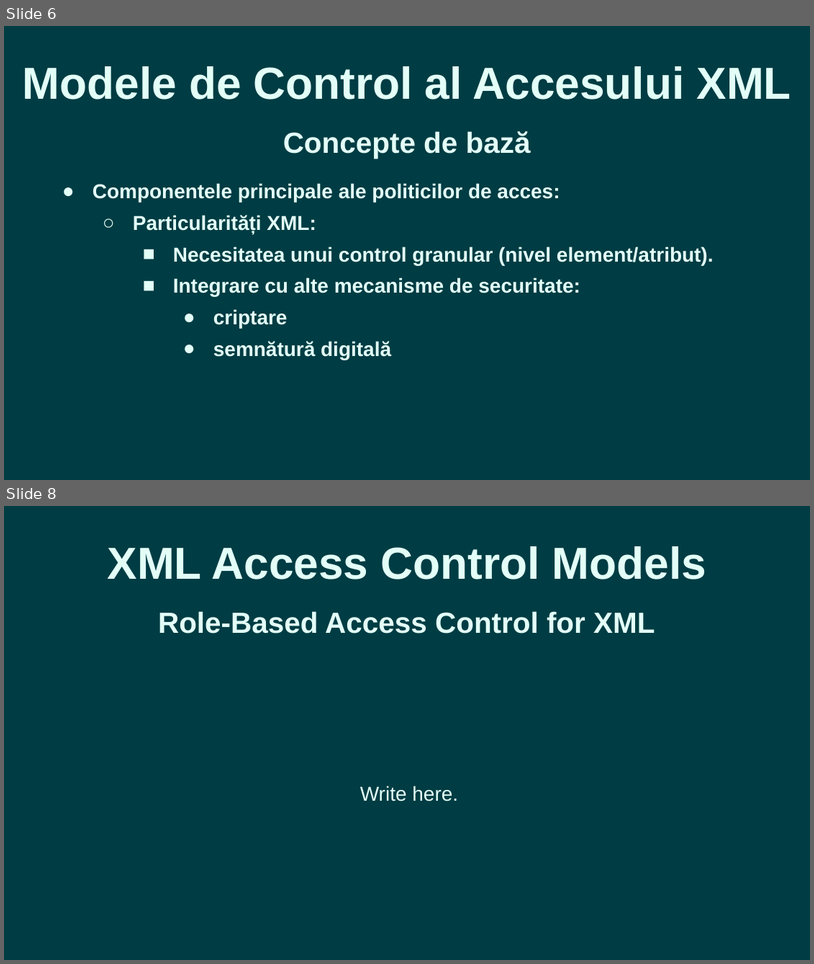
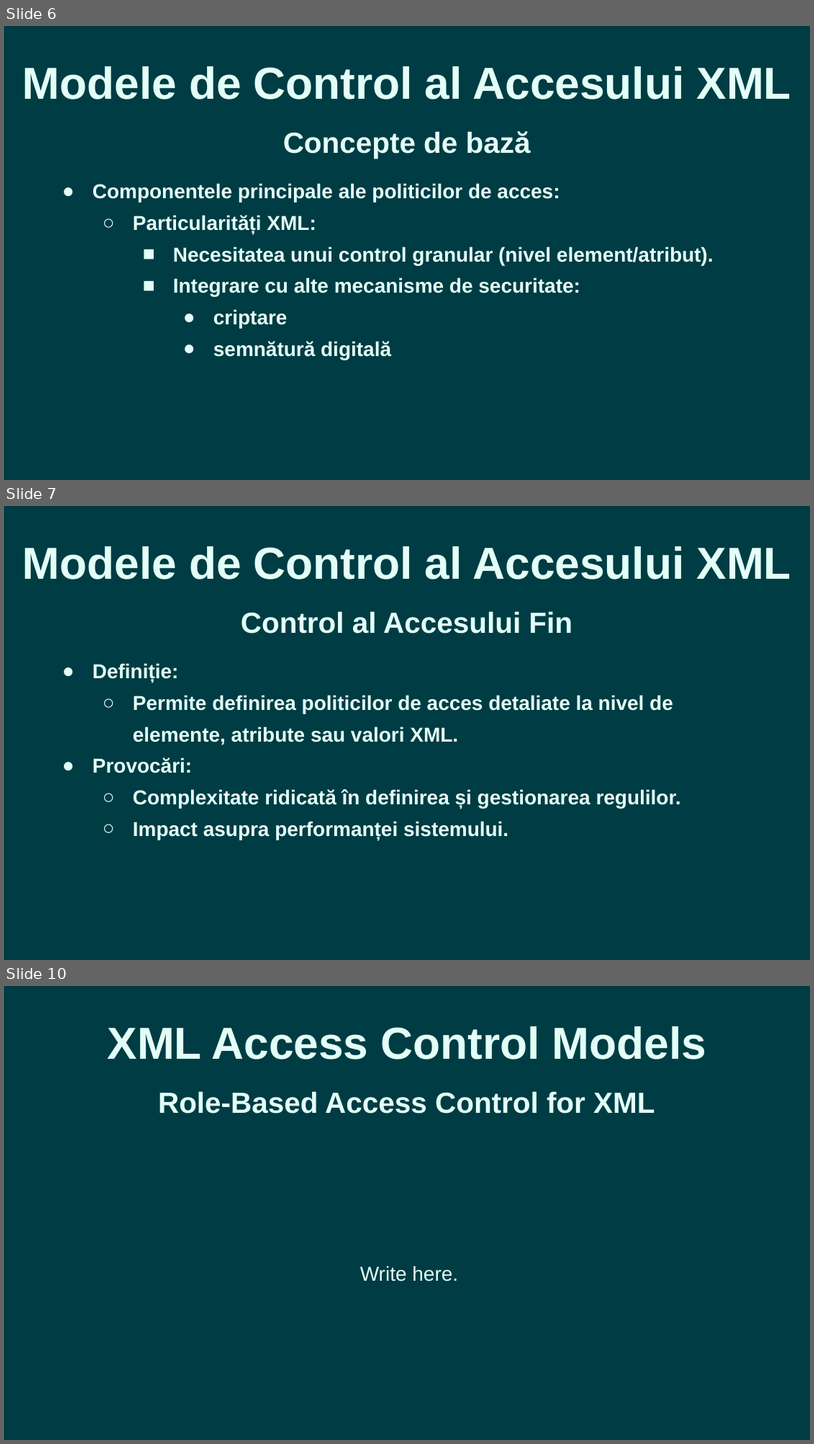
Before and after one commit to romantudorofficial/University_InformationSecurity, a slide deck: Access Control for XML - Presentation.pptx. Shown one above the other, each under a label of ours: slides 6 and 8 before the commit, slides 6, 7 and 10 after it; the slides between them are not shown. The pictures are 814x964 and 814x1444 pixels, drawn with LibreOffice and Linux fonts; fonts in the diff are those of the drawing. Boxes give left, top, right and bottom in pixels: in the first picture for what was removed or moved away, otherwise in the second. Text is boxed around its words. In the diff, an @@ line names an element or a change of style, - is before the commit and + after.

Commit message:
Added Fine-Grained Access Control
I have added the Fine-Grained Access Control subchapter.

```diff
--- a/Access Control for XML - Presentation.pptx
+++ b/Access Control for XML - Presentation.pptx
@@ slide 7 added at bbox=[4, 506, 810, 960], background #003C43 @@
@@ text added at bbox=[23, 546, 792, 579], 40 pt, text #E3FEF7, bold @@
+Modele de Control al Accesului XML
@@ text added at bbox=[241, 611, 573, 633], 26 pt, text #E3FEF7, bold @@
+Control al Accesului Fin
@@ text added at bbox=[93, 663, 682, 839], 18 pt, text #E3FEF7, bold @@
+● Definiție:
+  ○ Permite definirea politicilor de acces detaliate la nivel de elemente, atribute sau valori XML.
+● Provocări:
+  ○ Complexitate ridicată în definirea și gestionarea regulilor.
+  ○ Impact asupra performanței sistemului.
@@ what was slide 8 is now slide 10 @@
```
Also in this commit, not shown: 2 other slides added, 1 slide removed, 3 other files.
